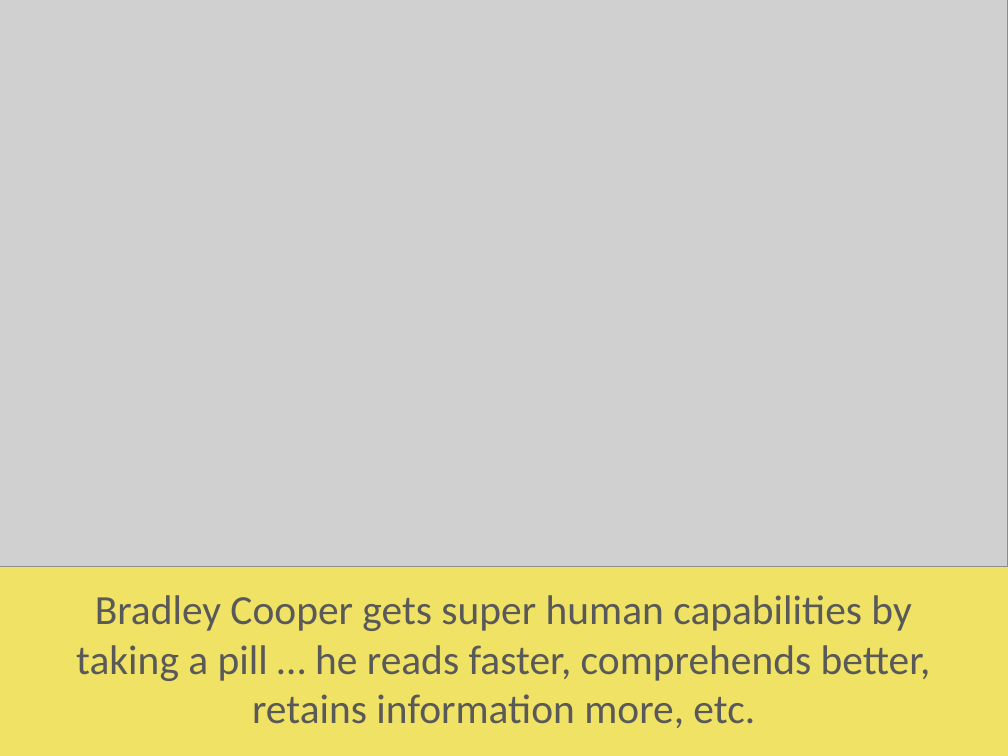
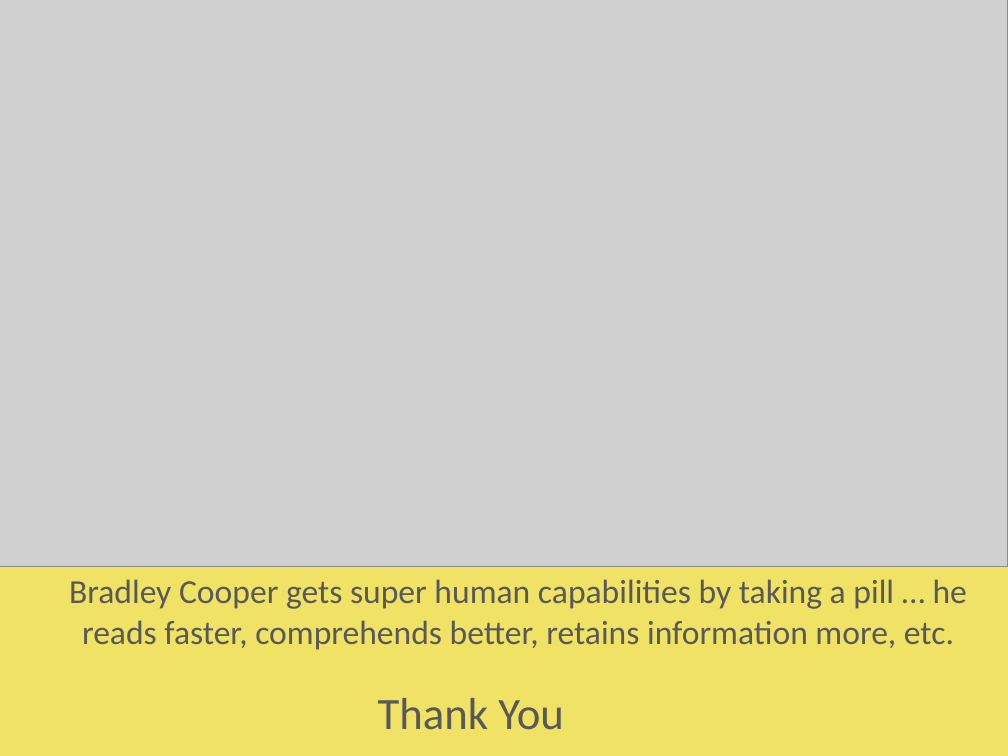
Before and after one commit to sathishvj/limitless, a slide deck: slide 8 of misc/ppt/limitless.pptx (slide 7 before the commit). Drawn at 1008x756 pixels with LibreOffice and Linux fonts; fonts in the diff are those of the drawing; grey boxes stand for pictures. Boxes give left, top, right and bottom in pixels: in the first picture for what was removed or moved away, otherwise in the second. Text is boxed around its words. In the diff, an @@ line names an element or a change of style, - is before the commit and + after.

Commit message:
made updates to the ppt

```diff
--- a/misc/ppt/limitless.pptx
+++ b/misc/ppt/limitless.pptx
@@ text "Bradley Cooper gets super human ...": place and size @@
-text "Bradley Cooper gets super human ..." at <box>76,595,931,728</box>
+text "Bradley Cooper gets super human ..." at <box>69,579,967,650</box>
@@ text "Bradley Cooper gets super human ..." at <box>69,579,967,650</box>: size 29.6 to 24 pt; less space between paragraphs @@
@@ text added at <box>378,698,564,730</box>, 32 pt, text #595959 @@
+Thank You
```
Also in this commit, not shown: 2 other slides changed, 1 slide removed.
